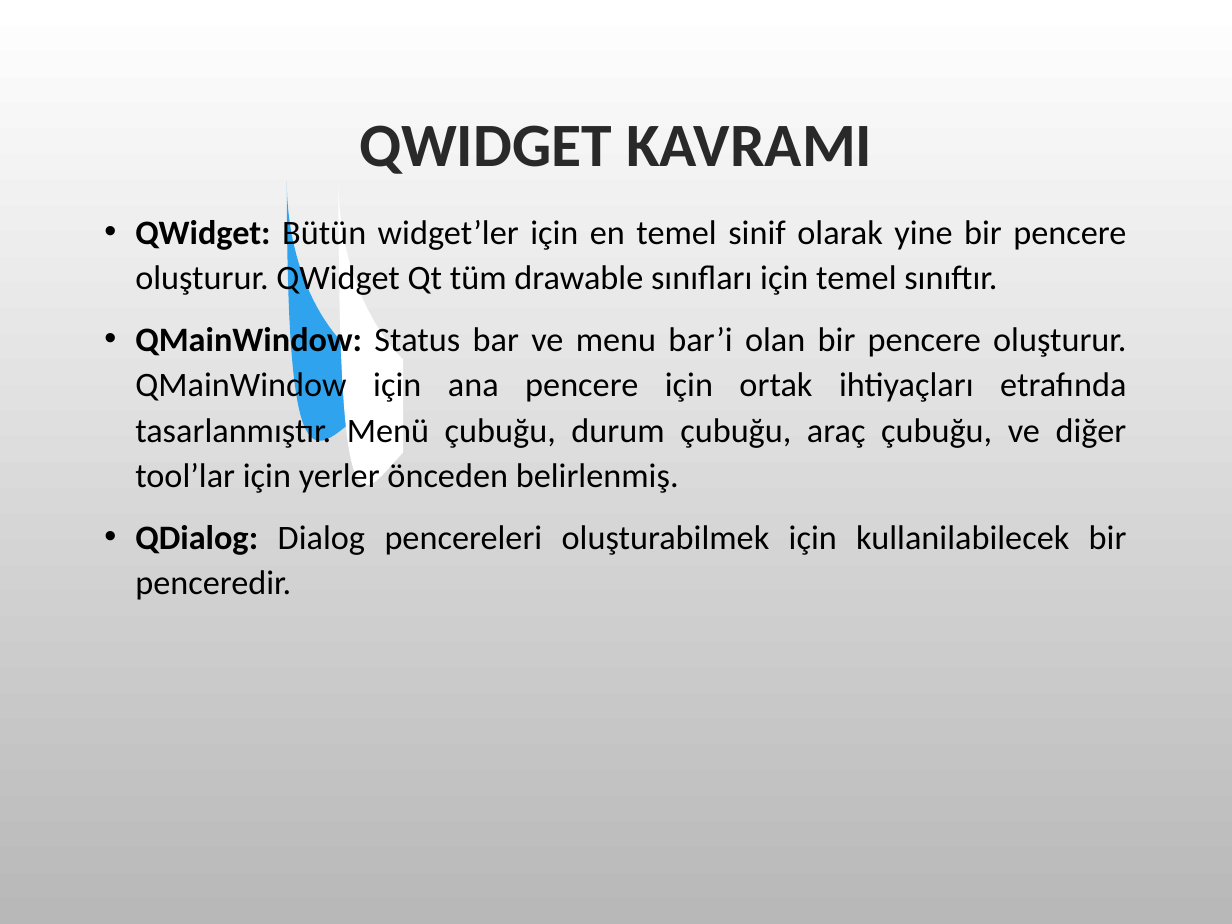
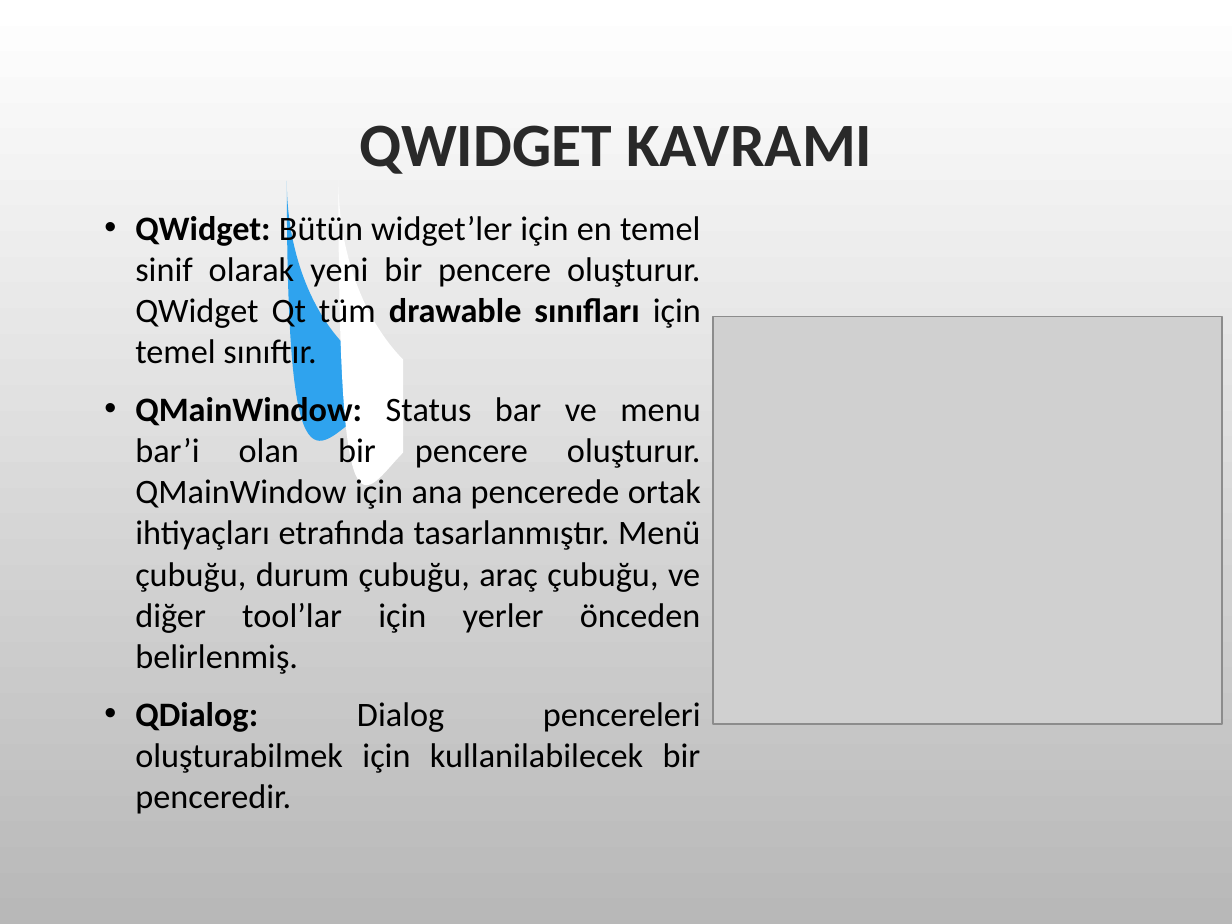
Before and after one commit to SevdanurGENC/20-21-Lecture-Notes, a slide deck: slide 8 of GorselProgramlamaII/1. Bolum - Gorsel Programlama II - Giris.ppt. Drawn at 1232x924 pixels with LibreOffice and Linux fonts; fonts in the diff are those of the drawing; grey boxes stand for pictures; background and template pictures are left out. Boxes give left, top, right and bottom in pixels: in the first picture for what was removed or moved away, otherwise in the second. Text is boxed around its words. In the diff, an @@ line names an element or a change of style, - is before the commit and + after.

```diff
--- a/GorselProgramlamaII/1. Bolum - Gorsel Programlama II - Giris.ppt
+++ b/GorselProgramlamaII/1. Bolum - Gorsel Programlama II - Giris.ppt
@@ text at box(135, 212, 701, 674): text changed @@
-• QWidget: Bütün widget’ler için en temel sinif olarak yine bir pencere oluşturur. QWidget Qt tüm drawable sınıfları için temel sınıftır.
-• QMainWindow: Status bar ve menu bar’i olan bir pencere oluşturur. QMainWindow için ana pencere için ortak ihtiyaçları etrafında tasarlanmıştır. Menü çubuğu, durum çubuğu, araç çubuğu, ve diğer tool’lar için yerler önceden belirlenmiş.
+• QWidget: Bütün widget’ler için en temel sinif olarak yeni bir pencere oluşturur. QWidget Qt tüm drawable sınıfları için temel sınıftır.
+• QMainWindow: Status bar ve menu bar’i olan bir pencere oluşturur. QMainWindow için ana pencerede ortak ihtiyaçları etrafında tasarlanmıştır. Menü çubuğu, durum çubuğu, araç çubuğu, ve diğer tool’lar için yerler önceden belirlenmiş.
@@ picture added at box(713, 317, 1222, 724) @@
@@ text at box(135, 702, 701, 814): line spacing 1.1 to 1 @@
```
Also in this commit, not shown: 11 other slides changed, 1 slide added, 20 other files.
